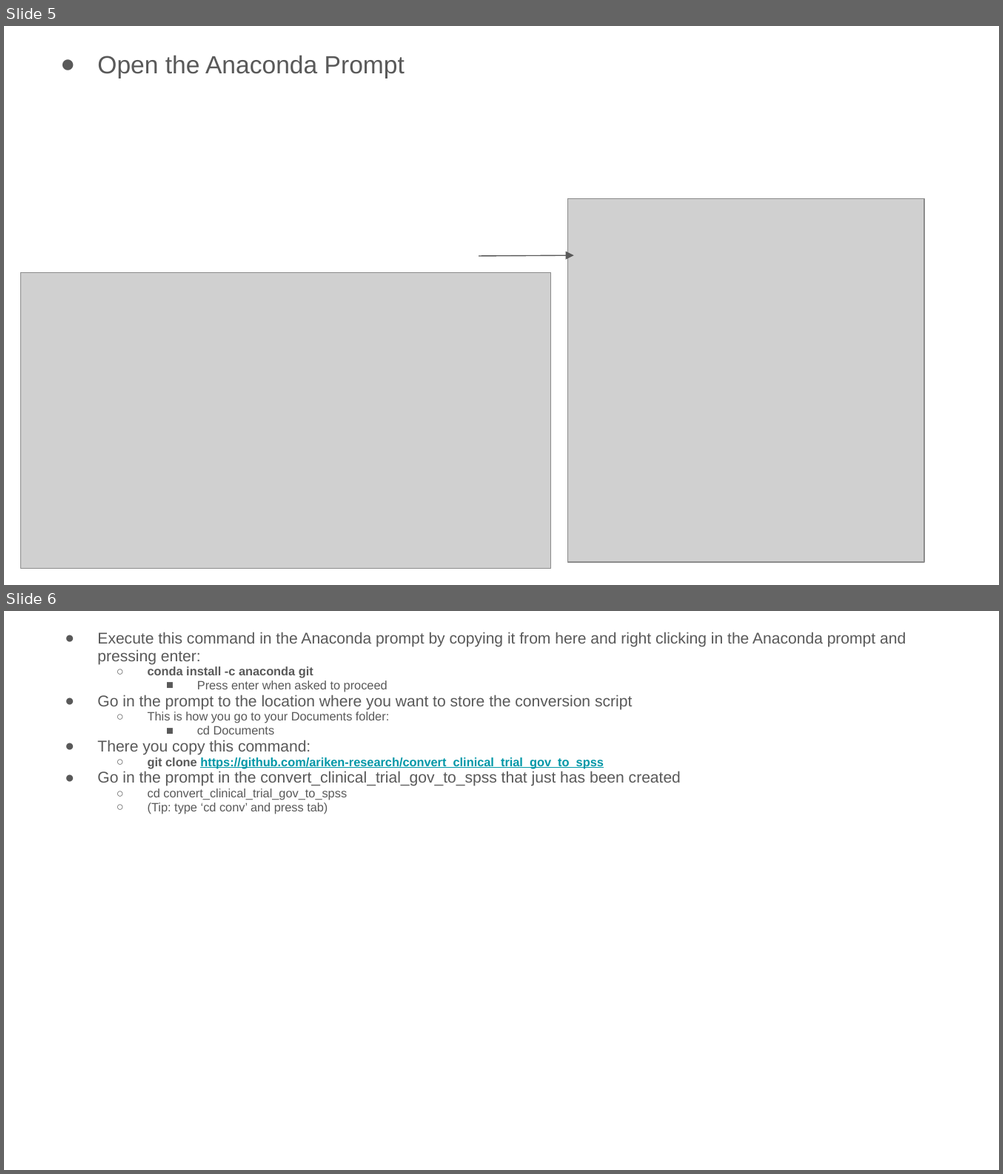
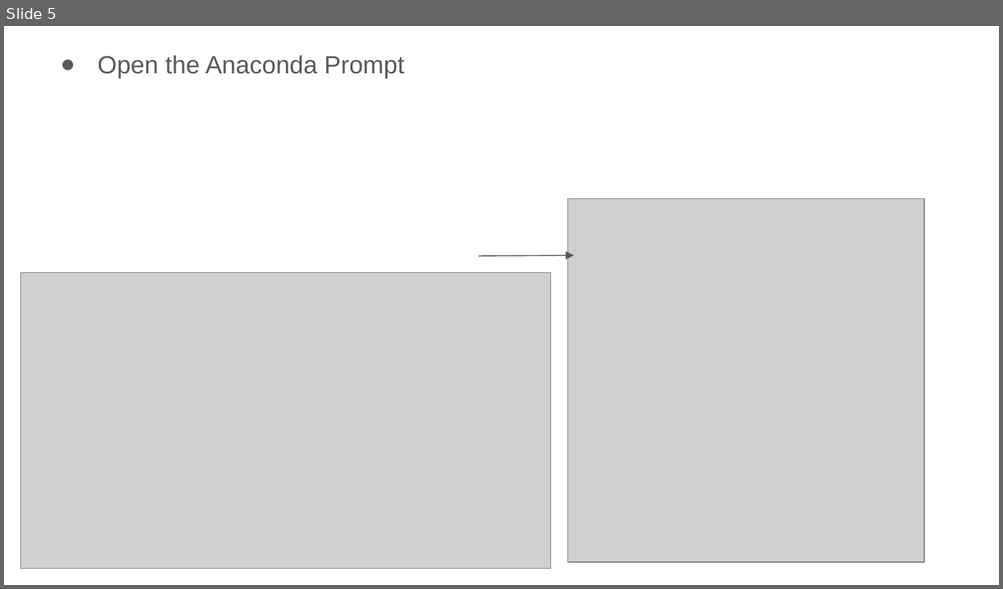
Before and after one commit to ariken-research/convert_clinical_trial_gov_to_spss, a slide deck: documentation/Tutorial.pptx. Shown one above the other, each under a label of ours: slides 5 and 6 before the commit, slide 5 after it. The pictures are 1003x1174 and 1003x589 pixels, drawn with LibreOffice and Linux fonts; fonts in the diff are those of the drawing; grey boxes stand for pictures. Boxes give left, top, right and bottom in pixels: in the first picture for what was removed or moved away, otherwise in the second. Text is boxed around its words. In the diff, an @@ line names an element or a change of style, - is before the commit and + after.

```diff
--- a/documentation/Tutorial.pptx
+++ b/documentation/Tutorial.pptx
@@ slide 6 removed at [4,611,999,1170], background #FFFFFF @@
@@ text removed at [97,632,905,814] @@
-● Execute this command in the Anaconda prompt by copying it from here and right clicking in the Anaconda prompt and pressing enter:
-  ○ conda install -c anaconda git
-    ■ Press enter when asked to proceed
-● Go in the prompt to the location where you want to store the conversion script
-  ○ This is how you go to your Documents folder:
-    ■ cd Documents
-● There you copy this command:
-  ○ git clone https://github.com/ariken-research/convert_clinical_trial_gov_to_spss
-● Go in the prompt in the convert_clinical_trial_gov_to_spss that just has been created
-  ○ cd convert_clinical_trial_gov_to_spss
-  ○ (Tip: type ‘cd conv’ and press tab)
```
Also in this commit, not shown: 4 slides added, 1 other slide removed.
